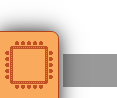
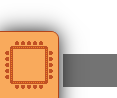
Layers edited between the first and the second (117, 98) image:
"text box": opacity 40% → 55% over left=63, top=54, right=117, bottom=87
